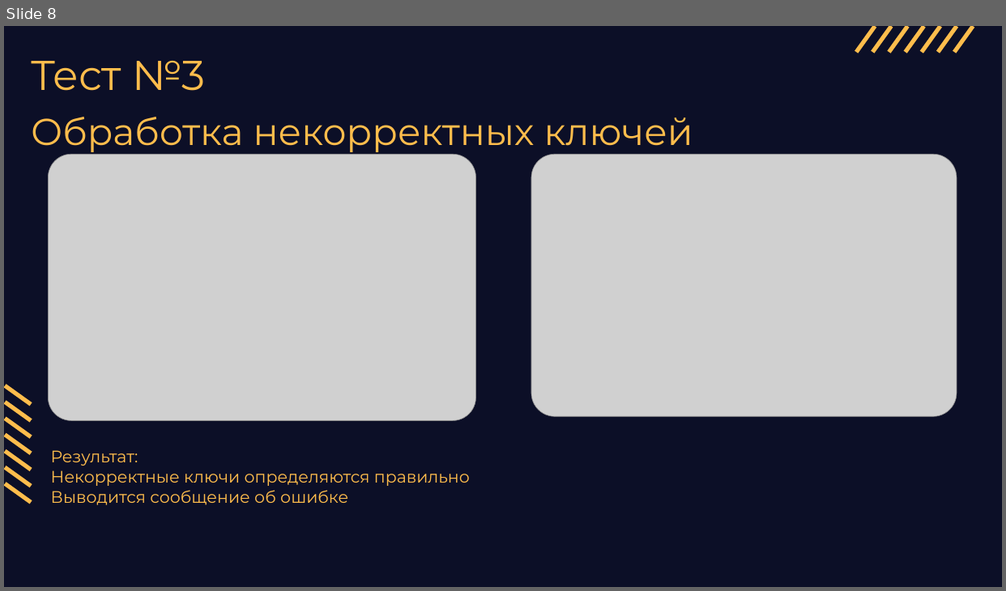
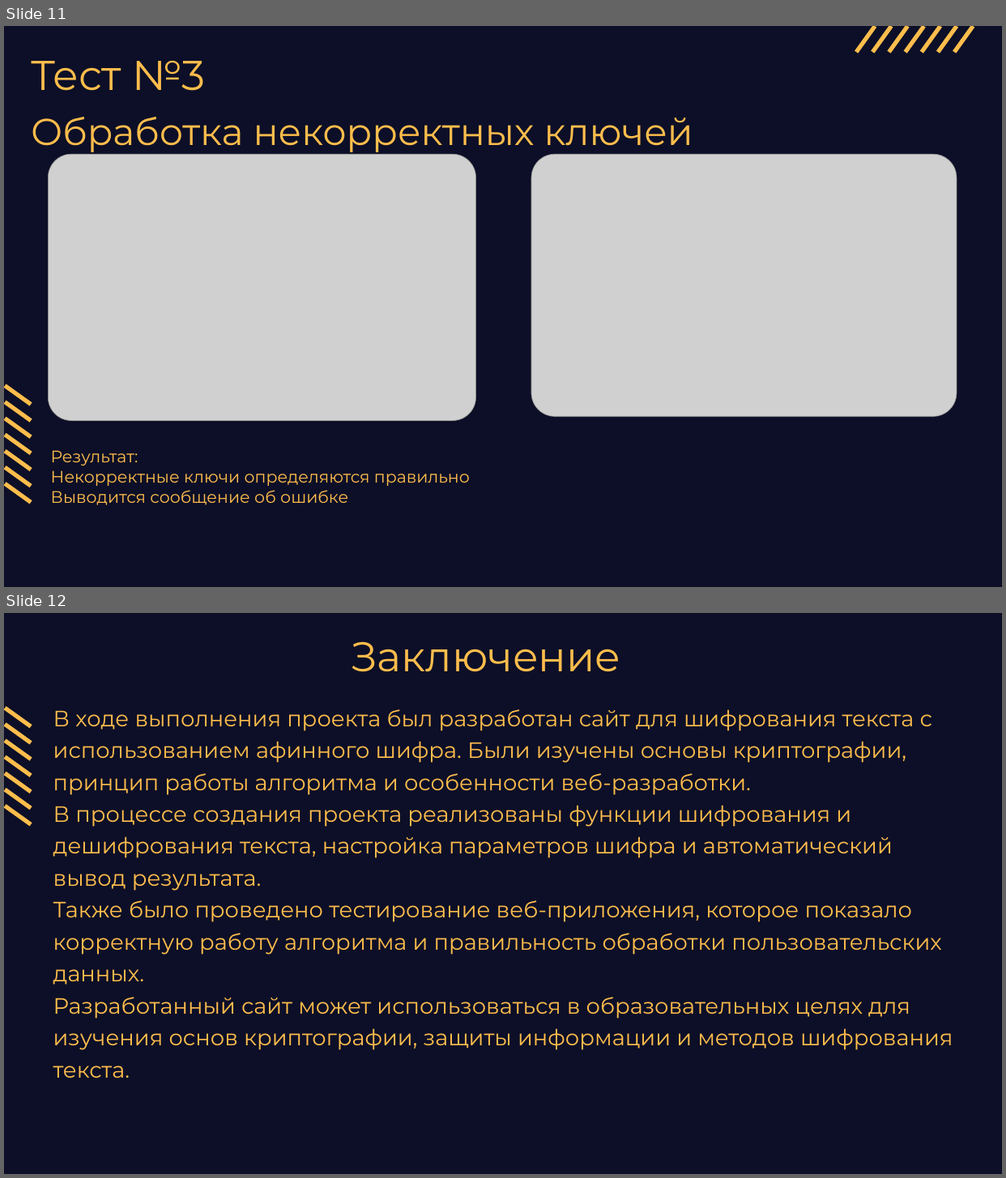
Before and after one commit to Samira13456/project1, a slide deck: pr11.pptx. Shown one above the other, each under a label of ours: slide 8 before the commit, slides 11 and 12 after it. The pictures are 1006x591 and 1006x1178 pixels, drawn with LibreOffice and Linux fonts; fonts in the diff are those of the drawing; grey boxes stand for pictures. Boxes give left, top, right and bottom in pixels: in the first picture for what was removed or moved away, otherwise in the second. Text is boxed around its words. In the diff, an @@ line names an element or a change of style, - is before the commit and + after.

```diff
--- a/pr11.pptx
+++ b/pr11.pptx
@@ slide 12 added at (4, 613, 1002, 1174), background #0C0F27 @@
@@ text added at (351, 641, 620, 672), 60 pt, text #FFBD4C @@
+Заключение
@@ text added at (53, 709, 953, 1078), 32 pt, text #FFBD4C @@
+В ходе выполнения проекта был разработан сайт для шифрования текста с использованием афинного шифра. Были изучены основы криптографии, принцип работы алгоритма и особенности веб-разработки.
+В процессе создания проекта реализованы функции шифрования и дешифрования текста, настройка параметров шифра и автоматический вывод результата.
+Также было проведено тестирование веб-приложения, которое показало корректную работу алгоритма и правильность обработки пользовательских данных.
+Разработанный сайт может использоваться в образовательных целях для изучения основ криптографии, защиты информации и методов шифрования текста.
@@ group added at (5, 708, 31, 824): 7 lines @@
@@ what was slide 8 is now slide 11 @@
```
Also in this commit, not shown: 4 slides changed, 4 other slides added, 2 slides removed.
